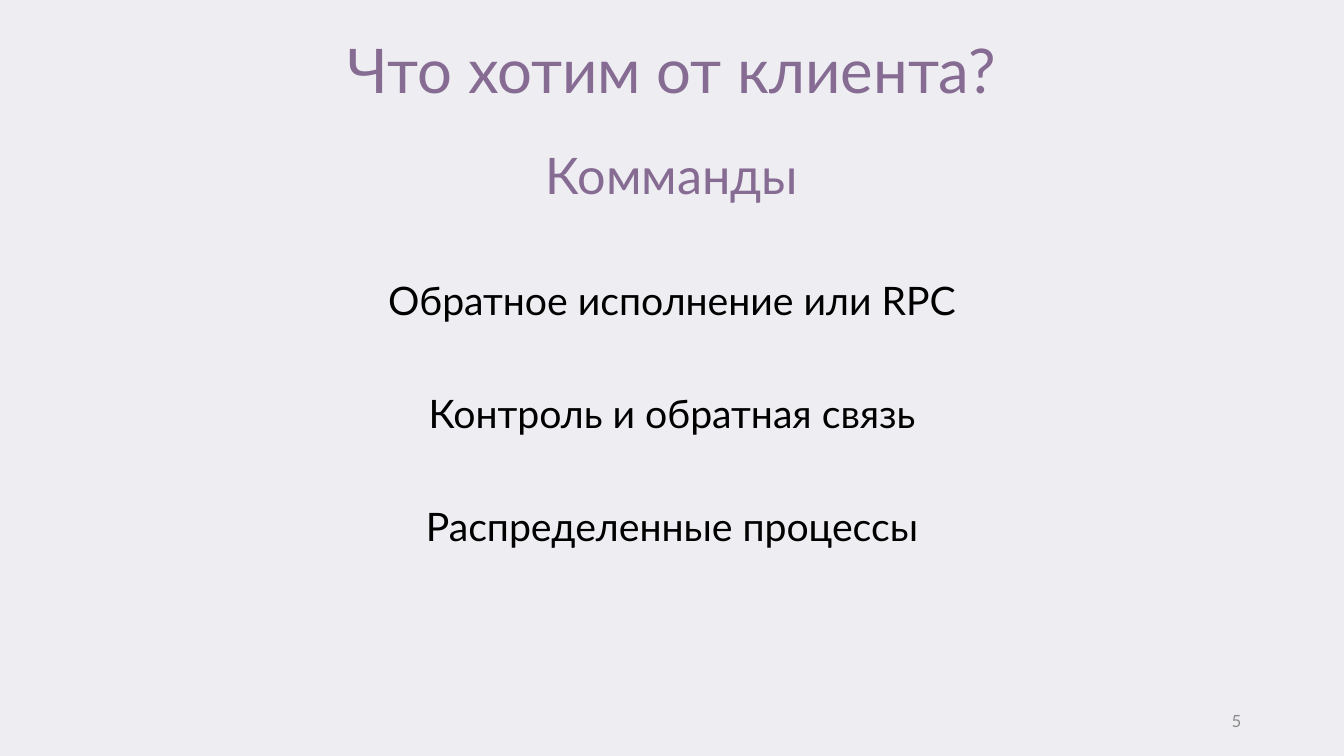
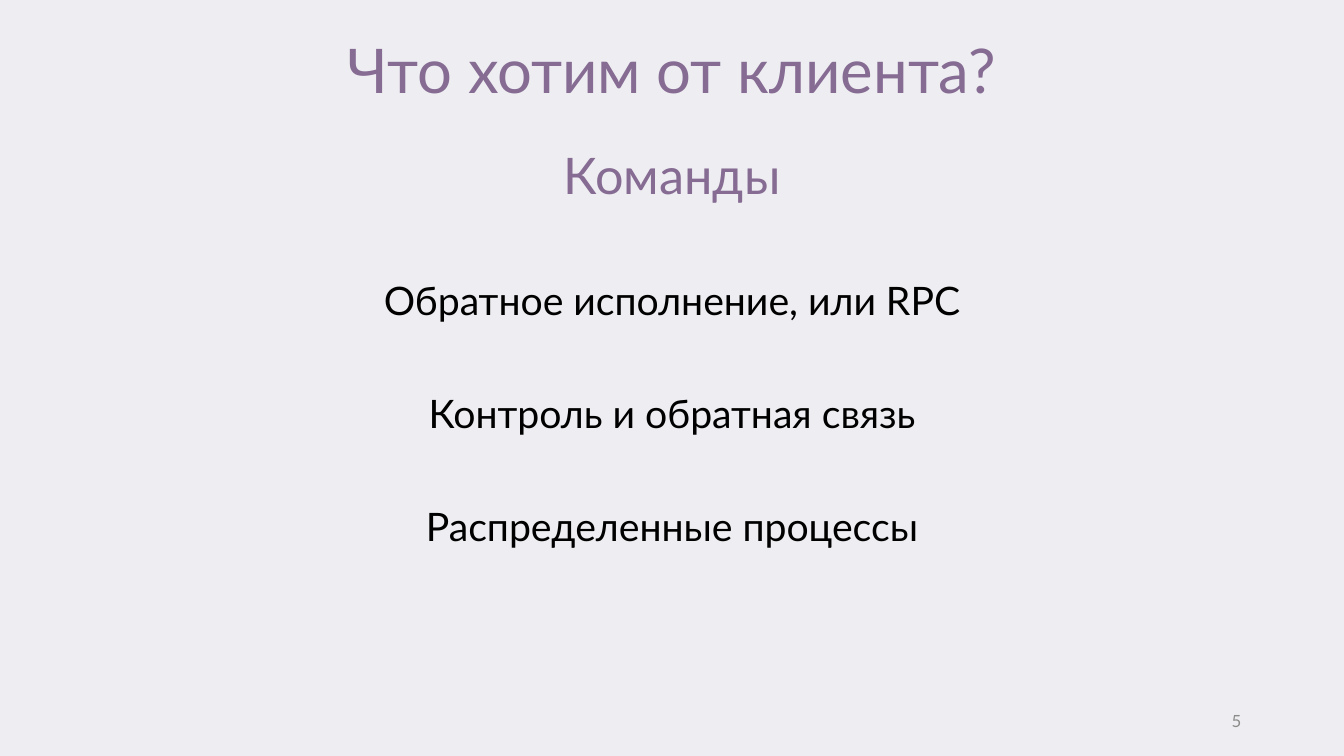
Before and after one commit to VAZarubin/ClientNotification, a slide deck: slide 5 of От Сервера клиенту или как это работает у.pptx. Drawn at 1344x756 pixels with LibreOffice and Linux fonts; fonts in the diff are those of the drawing. Boxes give left, top, right and bottom in pixels: in the first picture for what was removed or moved away, otherwise in the second. Text is boxed around its words. In the diff, an @@ line names an element or a change of style, - is before the commit and + after.

```diff
--- a/От Сервера клиенту или как это работает у.pptx
+++ b/От Сервера клиенту или как это работает у.pptx
@@ text at [384, 158, 960, 322]: text changed @@
-Комманды
-Обратное исполнение или RPC
+Команды
+Обратное исполнение, или RPC
```
Also in this commit, not shown: 22 other slides changed.
